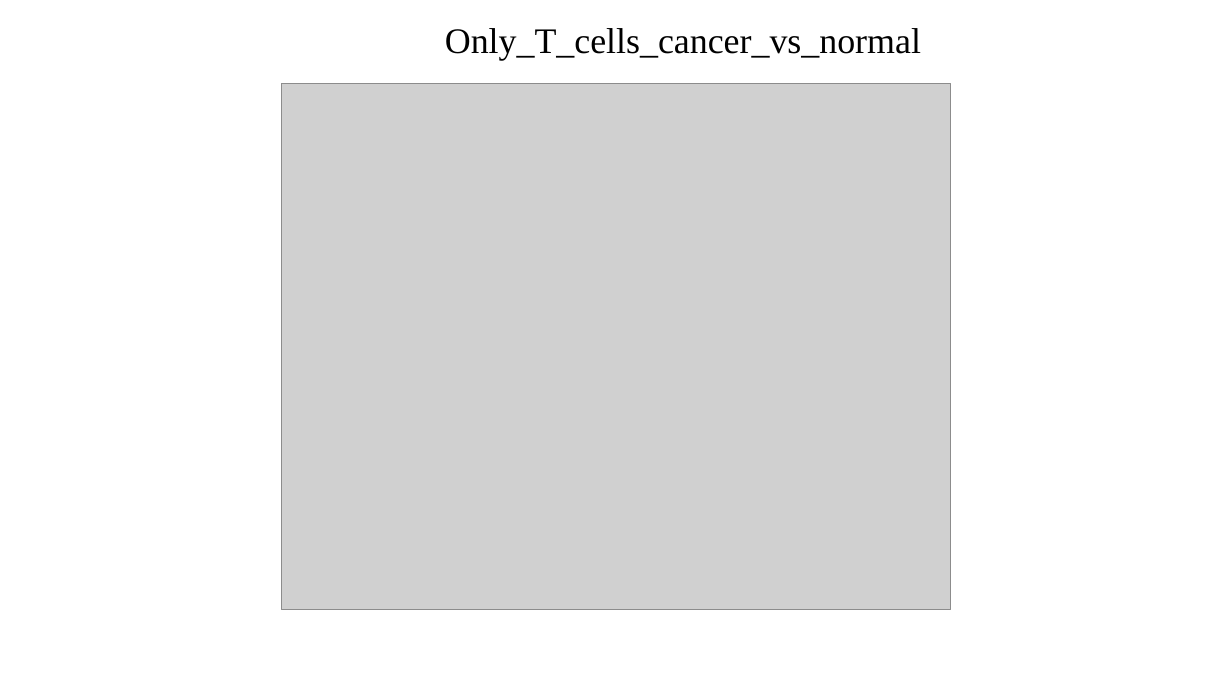
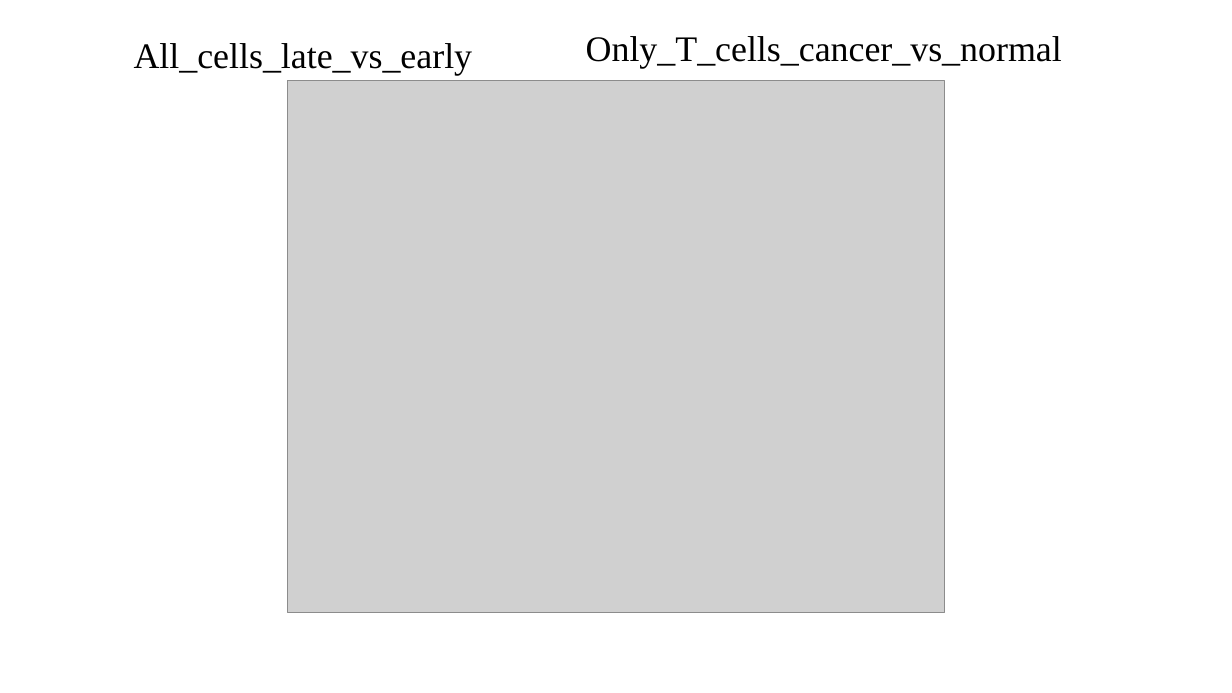
Before and after one commit to yueli8/liujiguo, a slide deck: slide 6 of CytoTRACE/ljg_CytoTRACE.ppt. Drawn at 1232x693 pixels with LibreOffice and Linux fonts; fonts in the diff are those of the drawing; grey boxes stand for pictures. Boxes give left, top, right and bottom in pixels: in the first picture for what was removed or moved away, otherwise in the second. Text is boxed around its words. In the diff, an @@ line names an element or a change of style, - is before the commit and + after.

```diff
--- a/CytoTRACE/ljg_CytoTRACE.ppt
+++ b/CytoTRACE/ljg_CytoTRACE.ppt
@@ text "Only_T_cells_cancer_vs_normal": place and size @@
-text "Only_T_cells_cancer_vs_normal" at box(445, 28, 921, 60)
+text "Only_T_cells_cancer_vs_normal" at box(586, 36, 1062, 68)
@@ text added at box(134, 43, 473, 75), 28 pt, text #000000 @@
+All_cells_late_vs_early
@@ picture: place and size @@
-picture at box(281, 83, 950, 610)
+picture at box(287, 80, 943, 612)
```
Also in this commit, not shown: 8 other slides changed.
